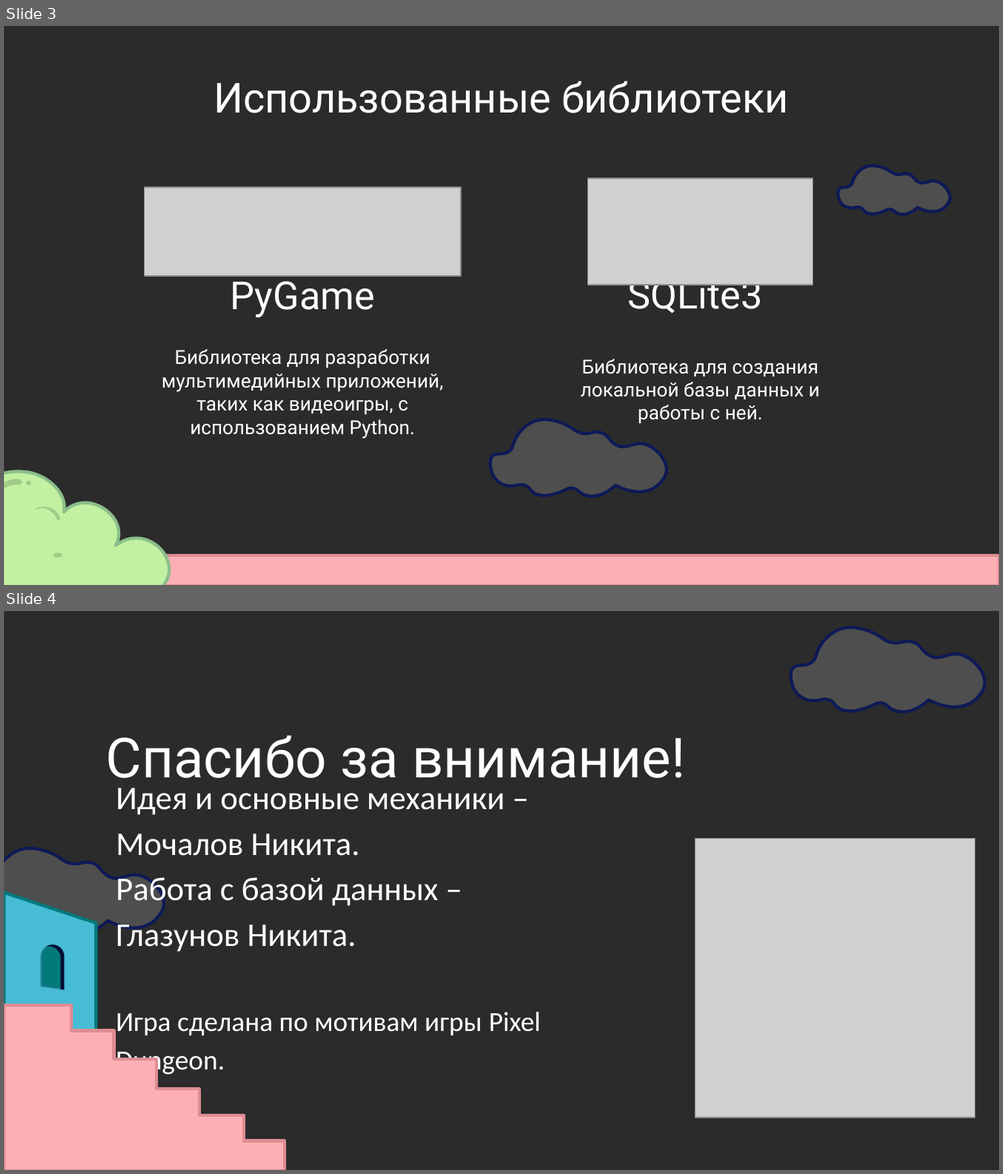
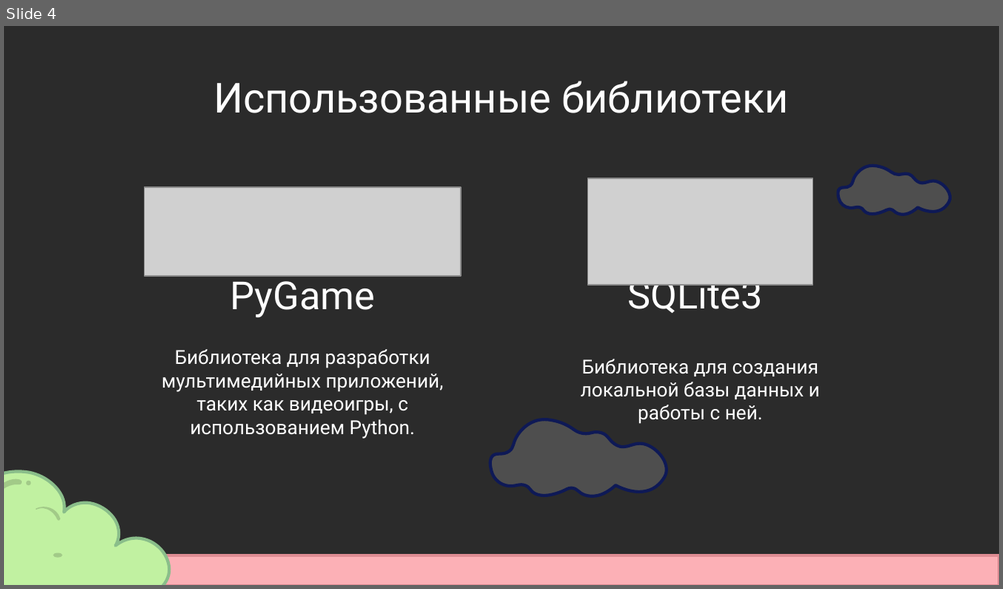
Before and after one commit to Atrax7/Necromanser-Gate, a slide deck: Презентация.pptx. Shown one above the other, each under a label of ours: slides 3 and 4 before the commit, slide 4 after it. The pictures are 1003x1174 and 1003x589 pixels, drawn with LibreOffice and Linux fonts; fonts in the diff are those of the drawing; grey boxes stand for pictures; background and template pictures are left out; a plain dark background stands for a picture behind light text. Boxes give left, top, right and bottom in pixels: in the first picture for what was removed or moved away, otherwise in the second. Text is boxed around its words. In the diff, an @@ line names an element or a change of style, - is before the commit and + after.

```diff
--- a/Презентация.pptx
+++ b/Презентация.pptx
@@ slide 4 removed at [4,611,999,1170], background picture (left out) @@
@@ freeform shape removed at [790,628,990,712] @@
@@ title removed at [106,735,685,790] @@
-Спасибо за внимание!
@@ subtitle removed at [116,788,540,1077] @@
-Идея и основные механики – Мочалов Никита.
-Работа с базой данных – Глазунов Никита.
-Игра сделана по мотивам игры Pixel Dungeon.
@@ freeform shape removed at [4,849,170,933] @@
@@ picture removed at [695,839,975,1118] @@
@@ group removed at [4,892,284,1170]: 4 freeform shapes @@
@@ what was slide 3 is now slide 4 @@
```
Also in this commit, not shown: 1 slide changed, 2 slides added, 2 other files.
